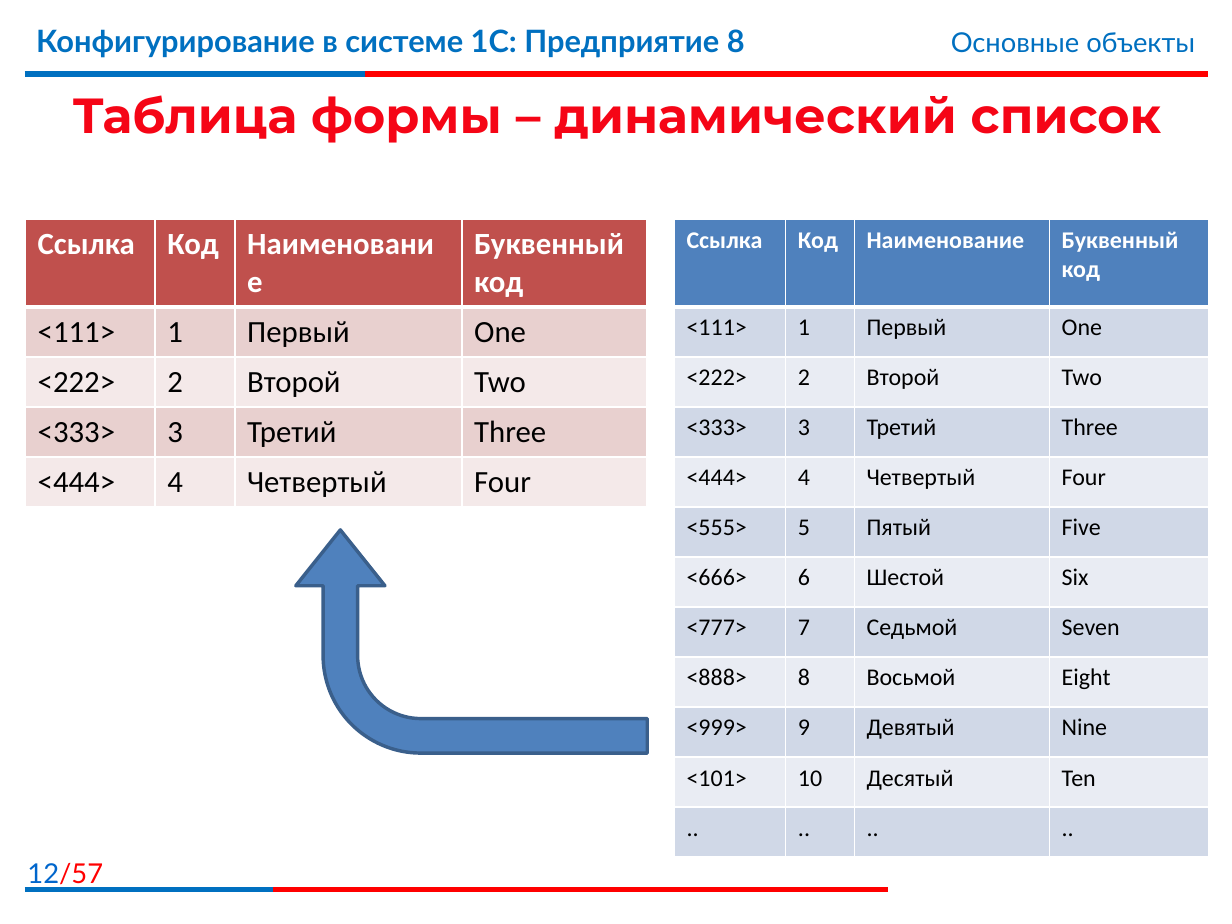
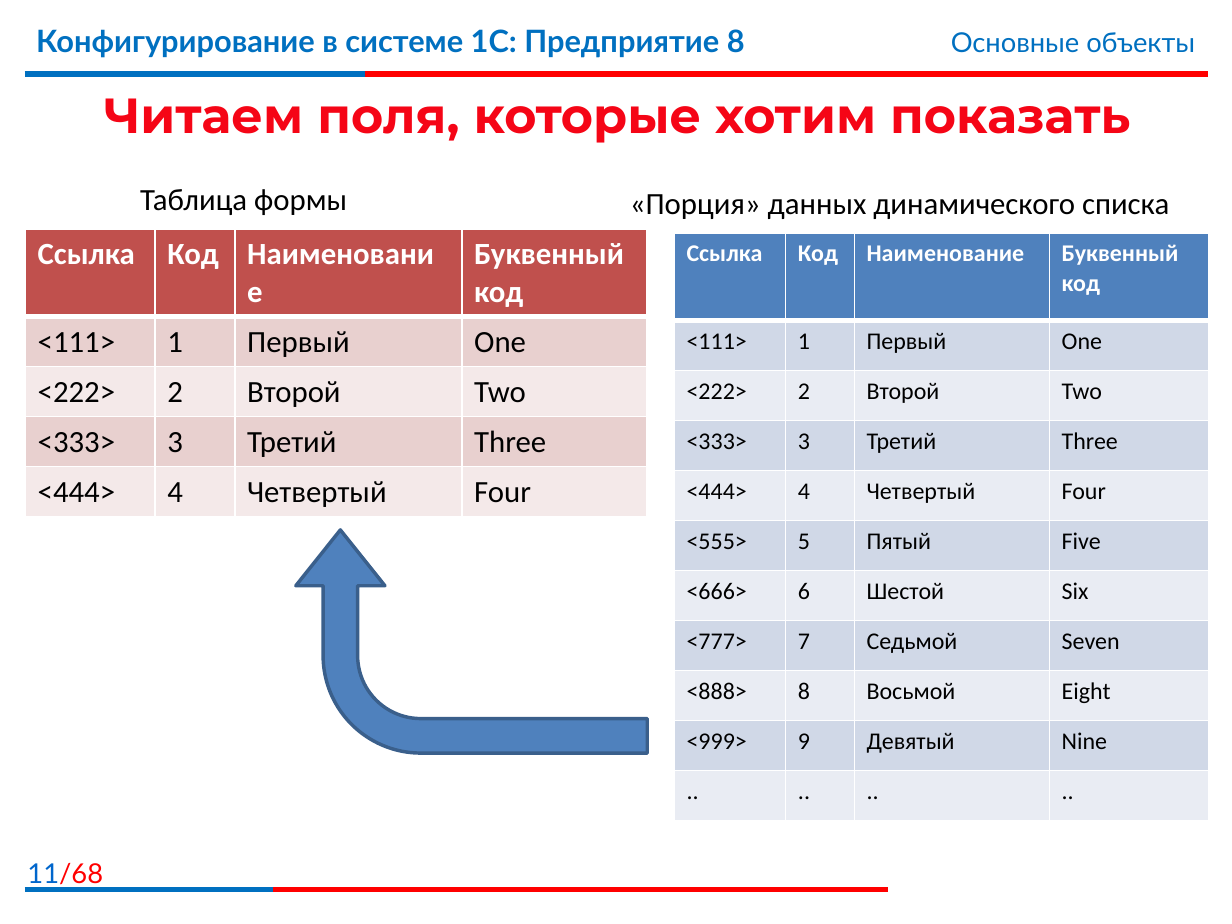
Before and after one commit to bestteacher-1c/documents_compl_kurs, a slide deck: slide 11 of Занятие_06/Иллюстрации6.pptx (slide 12 before the commit). Drawn at 1232x924 pixels with LibreOffice and Linux fonts; fonts in the diff are those of the drawing; background and template pictures are left out. Boxes give left, top, right and bottom in pixels: in the first picture for what was removed or moved away, otherwise in the second. Text is boxed around its words. In the diff, an @@ line names an element or a change of style, - is before the commit and + after.

```diff
--- a/Занятие_06/Иллюстрации6.pptx
+++ b/Занятие_06/Иллюстрации6.pptx
@@ title at (x1=104, y1=98, x2=1130, y2=143): text changed @@
-Таблица формы – динамический список
+Читаем поля, которые хотим показать
@@ text added at (x1=140, y1=189, x2=347, y2=215), 18 pt, text #000000 @@
+Таблица формы
@@ text added at (x1=630, y1=194, x2=1169, y2=219), 18 pt, text #000000 @@
+«Порция» данных динамического списка
@@ table moved from (x1=26, y1=219, x2=647, y2=508) to (x1=26, y1=229, x2=647, y2=517) @@
@@ table at (x1=674, y1=233, x2=1209, y2=821) @@
-row 11: <101> | 10 | Десятый | Ten
@@ table resized from (x1=674, y1=219, x2=1209, y2=857) to (x1=674, y1=233, x2=1209, y2=821) @@
@@ page number at (x1=27, y1=863, x2=103, y2=889): text changed @@
-12/57
+11/68
```
Also in this commit, not shown: 13 other slides changed, 29 slides added, 26 slides removed, 12 other files.
